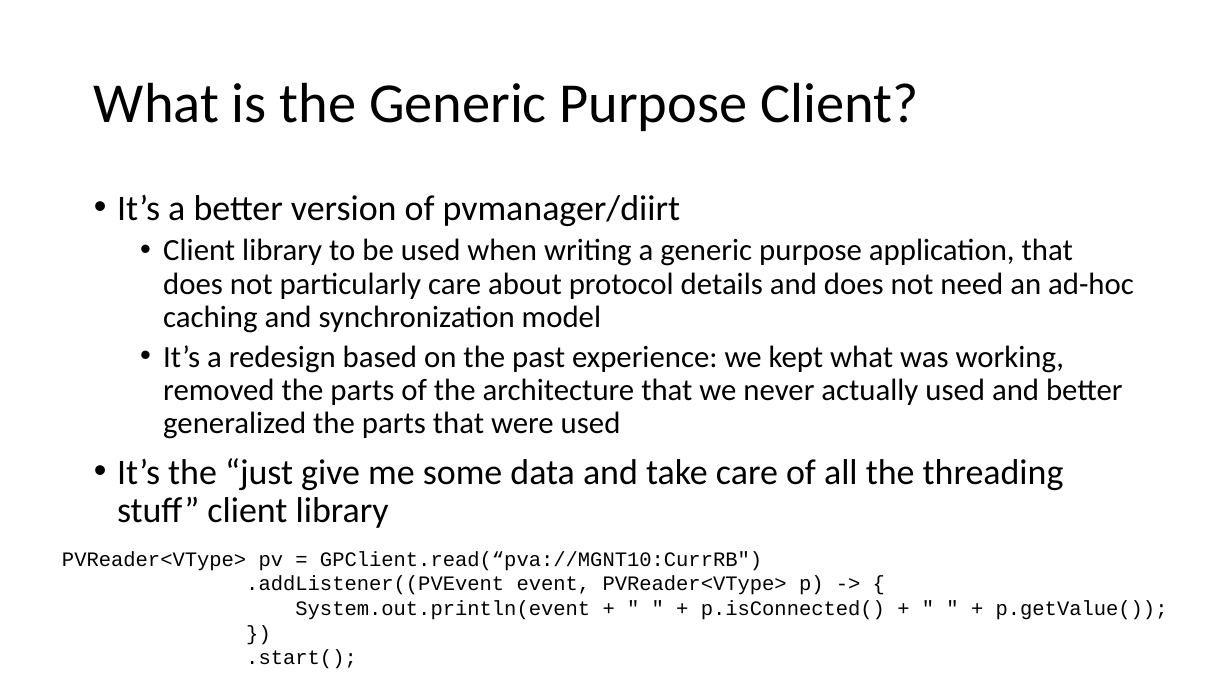
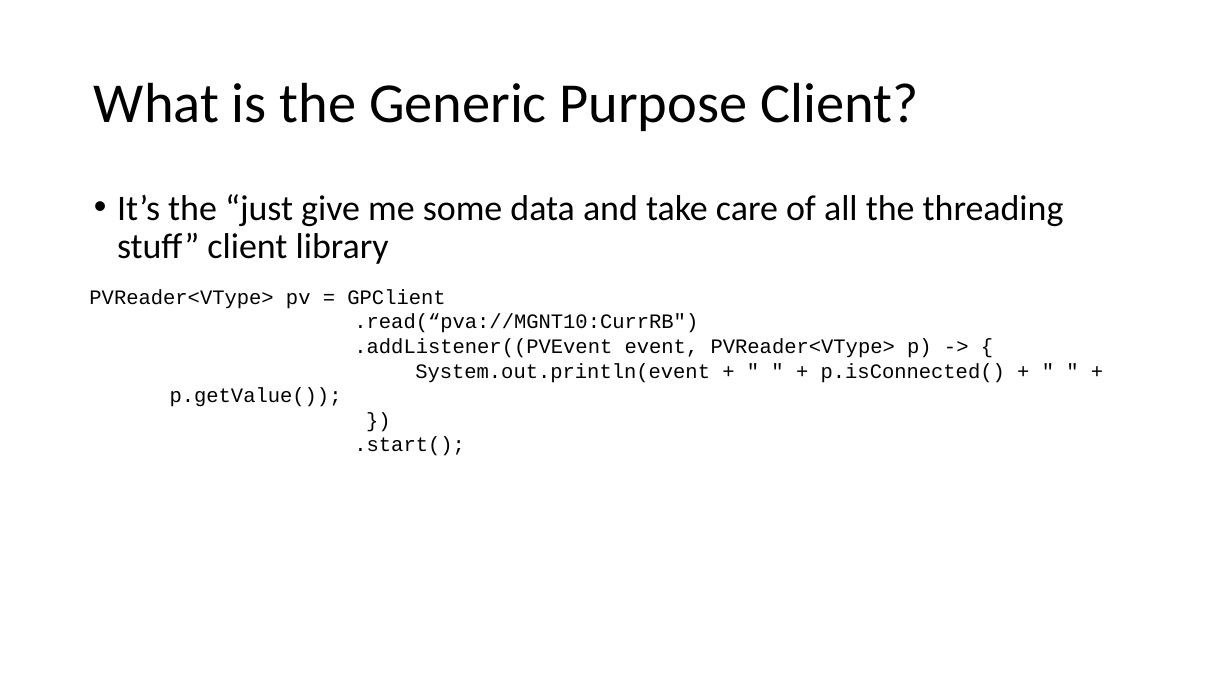
Before and after one commit to shroffk/epics-java-resources, a slide deck: slide 2 of EPICS-GPClient.pptx (slide 3 before the commit). Drawn at 1232x693 pixels with LibreOffice and Linux fonts; fonts in the diff are those of the drawing. Boxes give left, top, right and bottom in pixels: in the first picture for what was removed or moved away, otherwise in the second. Text is boxed around its words. In the diff, an @@ line names an element or a change of style, - is before the commit and + after.

```diff
--- a/EPICS-GPClient.pptx
+++ b/EPICS-GPClient.pptx
@@ text at box(117, 194, 1134, 439): paragraphs removed @@
-• It’s a better version of pvmanager/diirt
-  • Client library to be used when writing a generic purpose application, that does not particularly care about protocol details and does not need an ad-hoc caching and synchronization model
-  • It’s a redesign based on the past experience: we kept what was working, removed the parts of the architecture that we never actually used and better generalized the parts that were used
@@ text "PVReader<VType> pv = GPClient": place and size @@
-text "PVReader<VType> pv = GPClient" at box(62, 551, 1168, 669)
+text "PVReader<VType> pv = GPClient" at box(89, 289, 1005, 456)
@@ text at box(89, 289, 698, 333): text changed @@
-PVReader<VType> pv = GPClient.read(“pva://MGNT10:CurrRB")
+PVReader<VType> pv = GPClient
+.read(“pva://MGNT10:CurrRB")
@@ text at box(170, 363, 1005, 407): list level 1 to 3 in "System.out.println(event + " " + ..."; list level 1 to 3 in "})" @@
```
Also in this commit, not shown: 1 other slide changed, 2 slides added, 1 slide removed.
